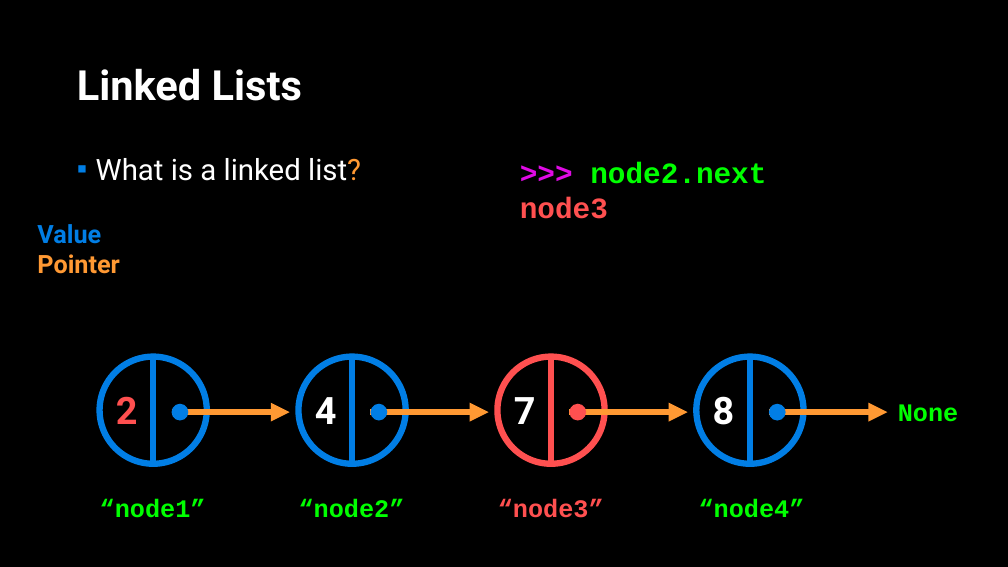
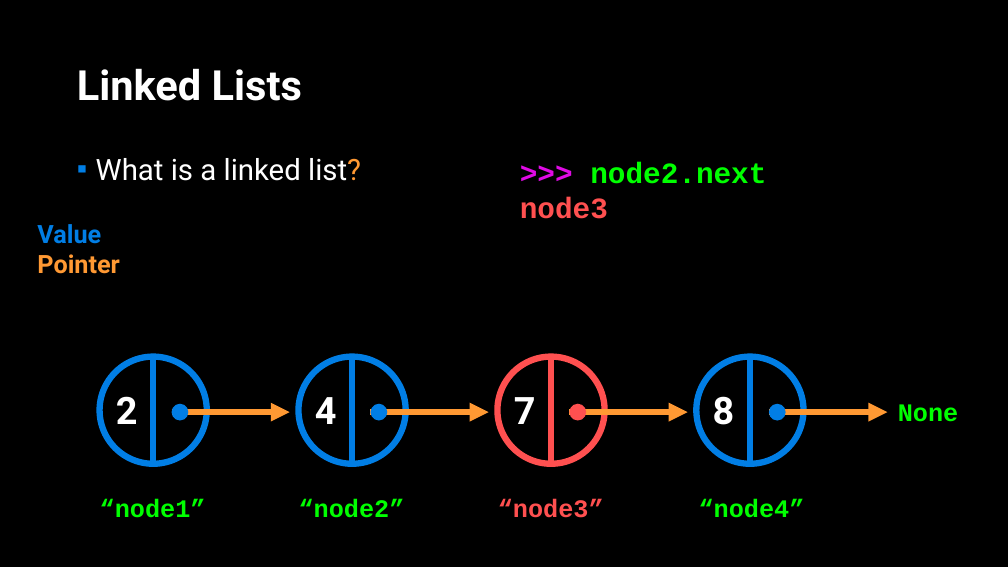
Before and after one commit to APS106/APS106-winter-2022-material, a slide deck: slide 14 of lectures/week12/lecture1/slides/week12_lecture1.pptx (slide 11 before the commit). Drawn at 1008x567 pixels with LibreOffice and Linux fonts; fonts in the diff are those of the drawing; background and template pictures are left out. Boxes give left, top, right and bottom in pixels: in the first picture for what was removed or moved away, otherwise in the second. Text is boxed around its words. In the diff, an @@ line names an element or a change of style, - is before the commit and + after.

```diff
--- a/lectures/week12/lecture1/slides/week12_lecture1.pptx
+++ b/lectures/week12/lecture1/slides/week12_lecture1.pptx
@@ text "2" at <box>116,396,138,424</box>: text colour #FF5050 to #FFFFFF @@
```
Also in this commit, not shown: 8 other slides changed, 18 slides added, 3 other files.
